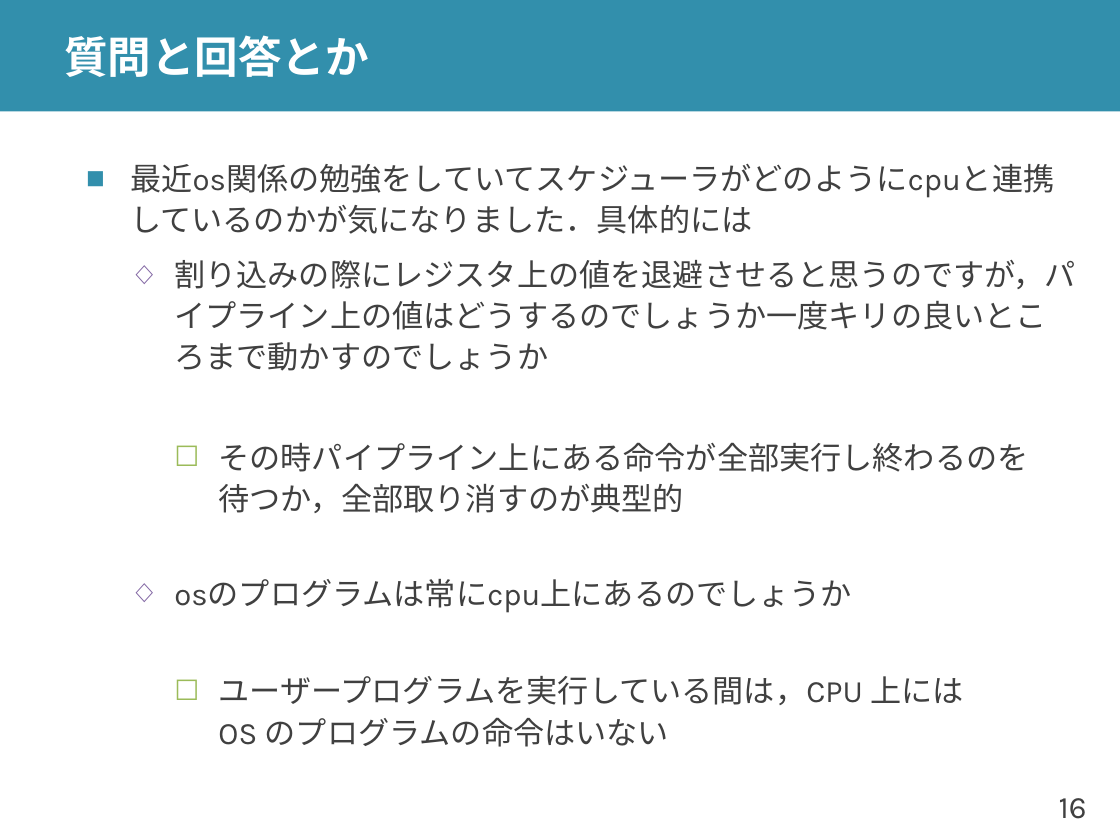
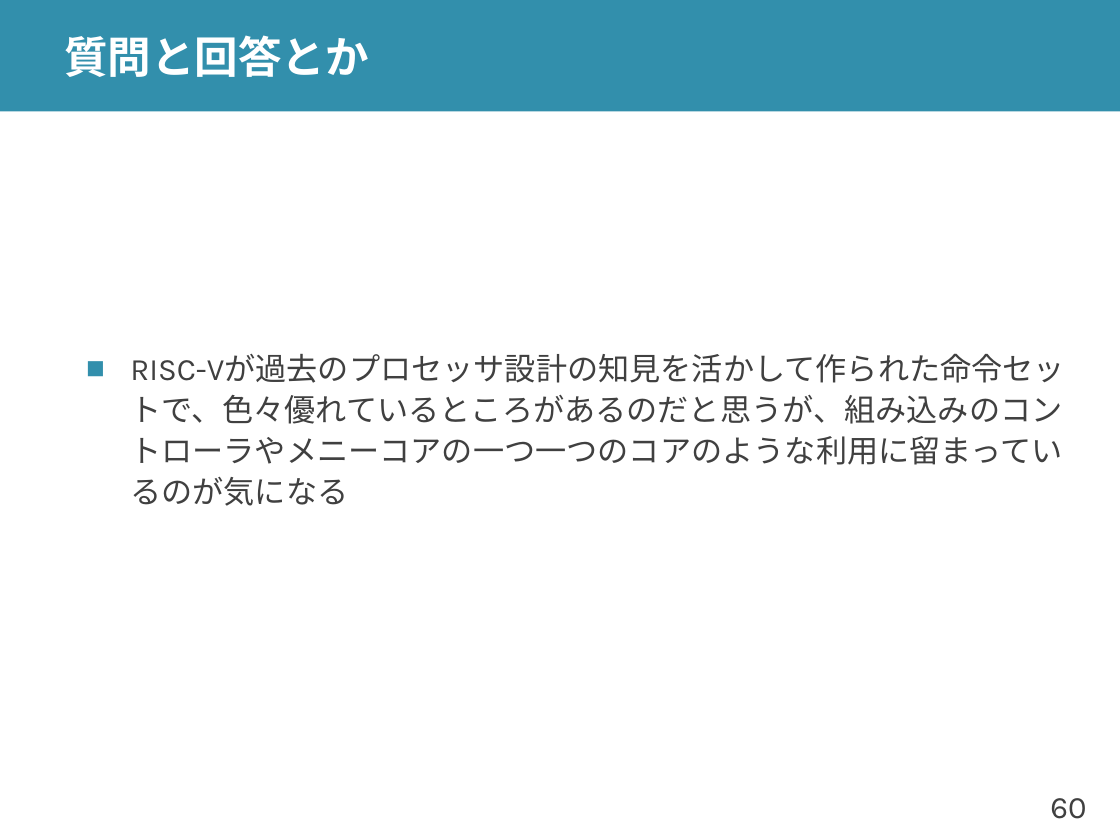
Before and after one commit to shioyadan/advanced-computer-organization, a slide deck: slide 60 of aco-shioya-03.pptx (slide 16 before the commit). Drawn at 1120x840 pixels with LibreOffice and Linux fonts; fonts in the diff are those of the drawing. Boxes give left, top, right and bottom in pixels: in the first picture for what was removed or moved away, otherwise in the second. Text is boxed around its words. In the diff, an @@ line names an element or a change of style, - is before the commit and + after.

```diff
--- a/aco-shioya-03.pptx
+++ b/aco-shioya-03.pptx
@@ text at (130,353,1065,506): text changed @@
-■ 最近os関係の勉強をしていてスケジューラがどのようにcpuと連携しているのかが気になりました．具体的には
-  ◇ 割り込みの際にレジスタ上の値を退避させると思うのですが，パイプライン上の値はどうするのでしょうか一度キリの良いところまで動かすのでしょうか
-    ☐ その時パイプライン上にある命令が全部実行し終わるのを
-      待つか，全部取り消すのが典型的
-  ◇ osのプログラムは常にcpu上にあるのでしょうか
-    ☐ ユーザープログラムを実行している間は，CPU 上には
-      OS のプログラムの命令はいない
+■ RISC-Vが過去のプロセッサ設計の知見を活かして作られた命令セットで、色々優れているところがあるのだと思うが、組み込みのコントローラやメニーコアの一つ一つのコアのような利用に留まっているのが気になる
@@ page number at (1050,798,1086,819): text changed @@
-16
+60
```
Also in this commit, not shown: 20 other slides changed, 3 slides added, 10 slides removed, 1 other file.
